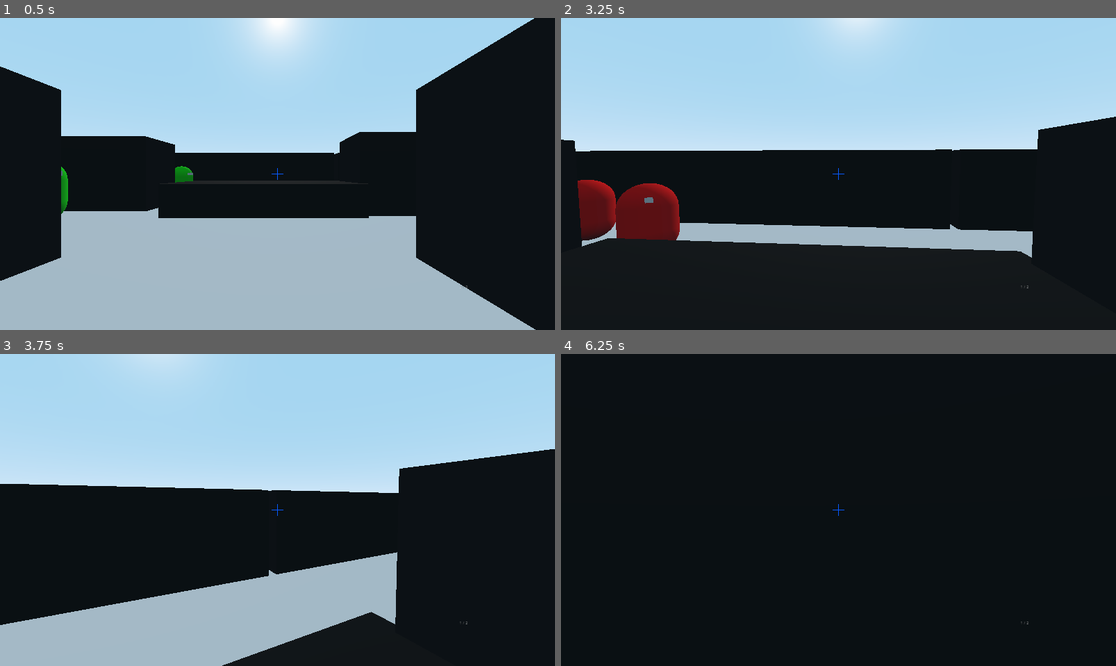
Above: before the commit, frames 1-4 (two rows, left to right).
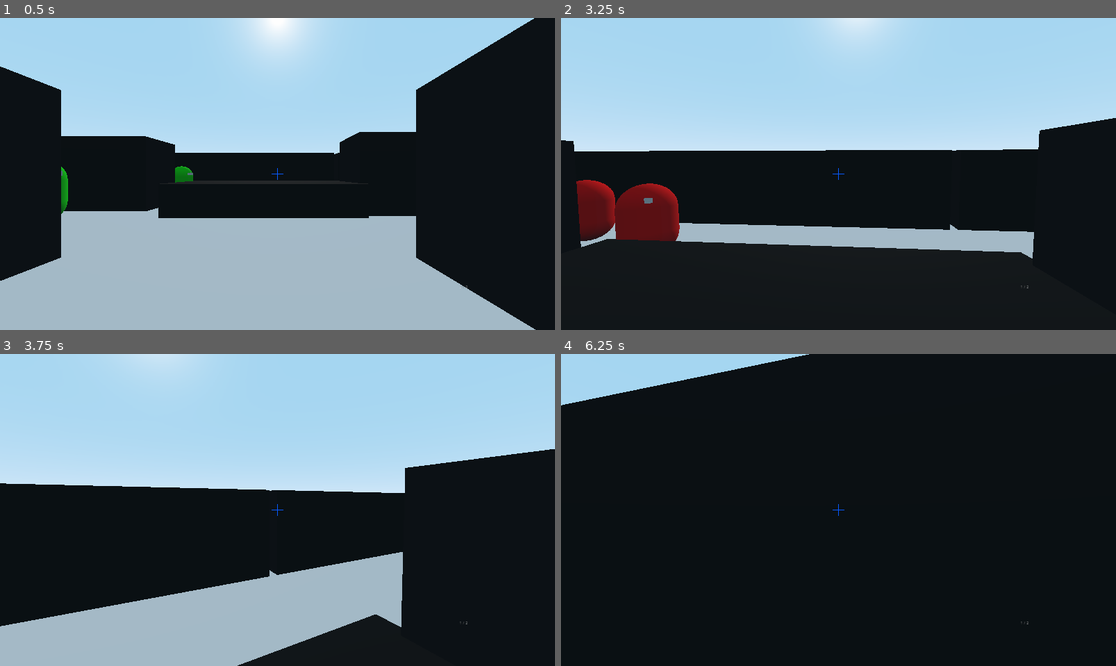
Above: after the commit, the same moments.

Repository: TheNoobBOBXD/Game2021
Game: Godot game, scene res://Scenes/World.tscn
Same seed, same stepped clock (60 frames per second), same inputs: the game is played once before the commit and once after it.
Inputs (mouse positions are in pixels of both pictures, inside the frame that each line leads up to):
- Up to frame 1 (0.5 s): no input
- Up to frame 2 (3.25 s): tap Enter at 0.5 s; move the mouse to (866, 174) at 0.52 s; hold W (move_forward) from 0.53 s (still down); tap Ctrl (crouch) at 0.6, 1.55, 2.1, 3.05 s; tap Space (jump) at 0.77, 1.52, 3.02 s; move the mouse to (810, 174) at 1.27 s; tap E (Interact) at 1.35 s; move the mouse to (849, 167) at 2.02 s; move the mouse to (832, 180) at 2.77 s; click (832, 180) at 2.85 s
- Up to frame 3 (3.75 s): keep holding W (move_forward); move the mouse to (316, 513) at 3.52 s; tap Ctrl (crouch) at 3.6 s
- Up to frame 4 (6.25 s): tap Space (jump) at 3.77, 4.52, 5.75, 6.02 s; tap R (reload) at 4.15 s; move the mouse to (794, 506) at 4.27 s; tap E (Interact) at 4.35 s; tap Ctrl (crouch) at 4.55, 5.1, 6.05 s; move the mouse to (844, 510) at 5.02 s; move the mouse to (816, 503) at 5.77 s; release W (move_forward) at 5.78 s; hold D (move_right) from 5.78 s (still down); click (816, 503) at 5.85 s

Frame 1 is identical in both runs. In frame 2, 0.6% of the frame differs, in the area x 0-100%, y 31-78%; in frame 3, 1.0%; in frame 4, 3.7%, in the area x 0-45%, y 0-17%.

Commit message:
Crouch working

Diff:
--- a/PrisonEscape3D/Enemy/Enemy.gd
+++ b/PrisonEscape3D/Enemy/Enemy.gd
@@ -7,6 +7,7 @@
 var target
 var camera_x_rotation = 0 #my
 var velocity = Vector3()#mycode
+onready var blood = preload("res://Particles/Blood.tscn")
 
 func _ready():
 	space_state = get_world().direct_space_state
--- /dev/null
+++ b/PrisonEscape3D/Particles/Blood.tscn
@@ -0,0 +1,18 @@
+[gd_scene load_steps=3 format=2]
+
+[sub_resource type="SpatialMaterial" id=1]
+albedo_color = Color( 1, 0, 0, 1 )
+
+[sub_resource type="CubeMesh" id=2]
+material = SubResource( 1 )
+size = Vector3( 0.15, 0.15, 0.15 )
+
+[node name="CPUParticles" type="CPUParticles"]
+amount = 69
+lifetime = 0.88
+speed_scale = 1.5
+explosiveness = 0.69
+mesh = SubResource( 2 )
+direction = Vector3( 0, 3, 0 )
+spread = 42.0
+initial_velocity = 4.2
--- /dev/null
+++ b/PrisonEscape3D/Particles/Spark.tscn
@@ -0,0 +1,18 @@
+[gd_scene load_steps=3 format=2]
+
+[sub_resource type="SpatialMaterial" id=1]
+albedo_color = Color( 0.992157, 1, 0, 1 )
+
+[sub_resource type="CubeMesh" id=2]
+material = SubResource( 1 )
+size = Vector3( 0.15, 0.15, 0.15 )
+
+[node name="CPUParticles" type="CPUParticles"]
+amount = 11
+lifetime = 0.42
+speed_scale = 1.42
+explosiveness = 1.0
+mesh = SubResource( 2 )
+direction = Vector3( 0, 3, 0 )
+spread = 42.0
+initial_velocity = 2.4
--- a/PrisonEscape3D/Player/FPSscript.gd
+++ b/PrisonEscape3D/Player/FPSscript.gd
@@ -5,6 +5,7 @@
 export var gravity = 0.98
 export var jump_power = 30
 export var mouse_sensitivity = 0.2
+
 
 
 onready var head = $Head
@@ -30,6 +31,8 @@
 		Input.set_mouse_mode(Input.MOUSE_MODE_VISIBLE)
 
 func _physics_process(delta):
+
+
 	var head_basis = head.get_global_transform().basis
 
 	var direction = Vector3()
@@ -52,3 +55,20 @@
 		velocity.y += jump_power
 
 	velocity = move_and_slide(velocity, Vector3.UP)
+	if Input.is_action_just_pressed("crouch"):
+		crouch(delta)
+	if Input.is_action_just_released("crouch"):
+		uncrouch(delta)
+
+
+func crouch(delta):
+	print("crouch")
+	$CollisionShape.shape.height = 0.5
+
+
+
+
+
+func uncrouch(delta):
+	print("uncrouch")
+	$CollisionShape.shape.height = 1.25
--- a/PrisonEscape3D/Player/Shotgun.gd
+++ b/PrisonEscape3D/Player/Shotgun.gd
@@ -1,7 +1,7 @@
 extends Weapon
 
 export var fire_range = 12
-
+onready var blood = preload("res://Particles/Spark.tscn")
 
 func _ready():
 	raycast.cast_to = Vector3(0,0, - fire_range)
--- a/PrisonEscape3D/Scenes/World.tscn
+++ b/PrisonEscape3D/Scenes/World.tscn
@@ -63,6 +63,26 @@
 [node name="CollisionShape" type="CollisionShape" parent="Jumpplat/StaticBody"]
 shape = SubResource( 2 )
 
+[node name="Jumpplat20" type="MeshInstance" parent="."]
+transform = Transform( 2.1701, 0, 0, 0, 0.384, 0, 0, 0, 1.24297, 5.22631, 0.995075, 8.94378 )
+mesh = SubResource( 1 )
+material/0 = SubResource( 3 )
+
+[node name="StaticBody" type="StaticBody" parent="Jumpplat20"]
+
+[node name="CollisionShape" type="CollisionShape" parent="Jumpplat20/StaticBody"]
+shape = SubResource( 2 )
+
+[node name="Jumpplat21" type="MeshInstance" parent="."]
+transform = Transform( 2.1701, 0, 0, 0, 0.384, 0, 0, 0, 1.24297, 10.179, 1.98561, 8.94378 )
+mesh = SubResource( 1 )
+material/0 = SubResource( 3 )
+
+[node name="StaticBody" type="StaticBody" parent="Jumpplat21"]
+
+[node name="CollisionShape" type="CollisionShape" parent="Jumpplat21/StaticBody"]
+shape = SubResource( 2 )
+
 [node name="Jumpplat4" type="MeshInstance" parent="."]
 transform = Transform( 5.42524, 0, 0, 0, 1.92, 0, 0, 0, 2.58952, -0.707529, -1.82018, -14.0509 )
 mesh = SubResource( 1 )
@@ -71,7 +91,6 @@
 [node name="StaticBody" type="StaticBody" parent="Jumpplat4"]
 
 [node name="CollisionShape" type="CollisionShape" parent="Jumpplat4/StaticBody"]
-transform = Transform( 1, 0, 0, 0, 1, 0, 0, 0, 1, 0, 0, 0 )
 shape = SubResource( 2 )
 
 [node name="Jumpplat5" type="MeshInstance" parent="."]
@@ -82,7 +101,6 @@
 [node name="StaticBody" type="StaticBody" parent="Jumpplat5"]
 
 [node name="CollisionShape" type="CollisionShape" parent="Jumpplat5/StaticBody"]
-transform = Transform( 1, 0, 0, 0, 1, 0, 0, 0, 1, 0, 0, 0 )
 shape = SubResource( 2 )
 
 [node name="Jumpplat6" type="MeshInstance" parent="."]
@@ -93,7 +111,6 @@
 [node name="StaticBody" type="StaticBody" parent="Jumpplat6"]
 
 [node name="CollisionShape" type="CollisionShape" parent="Jumpplat6/StaticBody"]
-transform = Transform( 1, 0, 0, 0, 1, 0, 0, 0, 1, 0, 0, 0 )
 shape = SubResource( 2 )
 
 [node name="Jumpplat12" type="MeshInstance" parent="."]
@@ -104,7 +121,6 @@
 [node name="StaticBody" type="StaticBody" parent="Jumpplat12"]
 
 [node name="CollisionShape" type="CollisionShape" parent="Jumpplat12/StaticBody"]
-transform = Transform( 1, 0, 0, 0, 1, 0, 0, 0, 1, 0, 0, 0 )
 shape = SubResource( 2 )
 
 [node name="Jumpplat13" type="MeshInstance" parent="."]
@@ -115,7 +131,6 @@
 [node name="StaticBody" type="StaticBody" parent="Jumpplat13"]
 
 [node name="CollisionShape" type="CollisionShape" parent="Jumpplat13/StaticBody"]
-transform = Transform( 1, 0, 0, 0, 1, 0, 0, 0, 1, 0, 0, 0 )
 shape = SubResource( 2 )
 
 [node name="Jumpplat14" type="MeshInstance" parent="."]
@@ -126,7 +141,6 @@
 [node name="StaticBody" type="StaticBody" parent="Jumpplat14"]
 
 [node name="CollisionShape" type="CollisionShape" parent="Jumpplat14/StaticBody"]
-transform = Transform( 1, 0, 0, 0, 1, 0, 0, 0, 1, 0, 0, 0 )
 shape = SubResource( 2 )
 
 [node name="Jumpplat15" type="MeshInstance" parent="."]
@@ -137,7 +151,6 @@
 [node name="StaticBody" type="StaticBody" parent="Jumpplat15"]
 
 [node name="CollisionShape" type="CollisionShape" parent="Jumpplat15/StaticBody"]
-transform = Transform( 1, 0, 0, 0, 1, 0, 0, 0, 1, 0, 0, 0 )
 shape = SubResource( 2 )
 
 [node name="Jumpplat16" type="MeshInstance" parent="."]
@@ -148,7 +161,6 @@
 [node name="StaticBody" type="StaticBody" parent="Jumpplat16"]
 
 [node name="CollisionShape" type="CollisionShape" parent="Jumpplat16/StaticBody"]
-transform = Transform( 1, 0, 0, 0, 1, 0, 0, 0, 1, 0, 0, 0 )
 shape = SubResource( 2 )
 
 [node name="Jumpplat18" type="MeshInstance" parent="."]
@@ -159,7 +171,6 @@
 [node name="StaticBody" type="StaticBody" parent="Jumpplat18"]
 
 [node name="CollisionShape" type="CollisionShape" parent="Jumpplat18/StaticBody"]
-transform = Transform( 1, 0, 0, 0, 1, 0, 0, 0, 1, 0, 0, 0 )
 shape = SubResource( 2 )
 
 [node name="Jumpplat19" type="MeshInstance" parent="."]
@@ -170,7 +181,6 @@
 [node name="StaticBody" type="StaticBody" parent="Jumpplat19"]
 
 [node name="CollisionShape" type="CollisionShape" parent="Jumpplat19/StaticBody"]
-transform = Transform( 1, 0, 0, 0, 1, 0, 0, 0, 1, 0, 0, 0 )
 shape = SubResource( 2 )
 
 [node name="Jumpplat17" type="MeshInstance" parent="."]
@@ -181,7 +191,6 @@
 [node name="StaticBody" type="StaticBody" parent="Jumpplat17"]
 
 [node name="CollisionShape" type="CollisionShape" parent="Jumpplat17/StaticBody"]
-transform = Transform( 1, 0, 0, 0, 1, 0, 0, 0, 1, 0, 0, 0 )
 shape = SubResource( 2 )
 
 [node name="Jumpplat7" type="MeshInstance" parent="."]
@@ -192,7 +201,6 @@
 [node name="StaticBody" type="StaticBody" parent="Jumpplat7"]
 
 [node name="CollisionShape" type="CollisionShape" parent="Jumpplat7/StaticBody"]
-transform = Transform( 1, 0, 0, 0, 1, 0, 0, 0, 1, 0, 0, 0 )
 shape = SubResource( 2 )
 
 [node name="Jumpplat8" type="MeshInstance" parent="."]
@@ -203,7 +211,6 @@
 [node name="StaticBody" type="StaticBody" parent="Jumpplat8"]
 
 [node name="CollisionShape" type="CollisionShape" parent="Jumpplat8/StaticBody"]
-transform = Transform( 1, 0, 0, 0, 1, 0, 0, 0, 1, 0, 0, 0 )
 shape = SubResource( 2 )
 
 [node name="Jumpplat9" type="MeshInstance" parent="."]
@@ -214,7 +221,6 @@
 [node name="StaticBody" type="StaticBody" parent="Jumpplat9"]
 
 [node name="CollisionShape" type="CollisionShape" parent="Jumpplat9/StaticBody"]
-transform = Transform( 1, 0, 0, 0, 1, 0, 0, 0, 1, 0, 0, 0 )
 shape = SubResource( 2 )
 
 [node name="Jumpplat10" type="MeshInstance" parent="."]
@@ -225,7 +231,6 @@
 [node name="StaticBody" type="StaticBody" parent="Jumpplat10"]
 
 [node name="CollisionShape" type="CollisionShape" parent="Jumpplat10/StaticBody"]
-transform = Transform( 1, 0, 0, 0, 1, 0, 0, 0, 1, 0, 0, 0 )
 shape = SubResource( 2 )
 
 [node name="Jumpplat11" type="MeshInstance" parent="."]
@@ -236,7 +241,6 @@
 [node name="StaticBody" type="StaticBody" parent="Jumpplat11"]
 
 [node name="CollisionShape" type="CollisionShape" parent="Jumpplat11/StaticBody"]
-transform = Transform( 1, 0, 0, 0, 1, 0, 0, 0, 1, 0, 0, 0 )
 shape = SubResource( 2 )
 
 [node name="Wall" type="MeshInstance" parent="."]
@@ -308,7 +312,6 @@
 material/0 = null
 
 [node name="CollisionShape" type="CollisionShape" parent="Enemy"]
-transform = Transform( 1, 0, 0, 0, 1, 0, 0, 0, 1, 0, 0, 0 )
 shape = SubResource( 6 )
 
 [node name="Enemy2" type="StaticBody" parent="." groups=[
